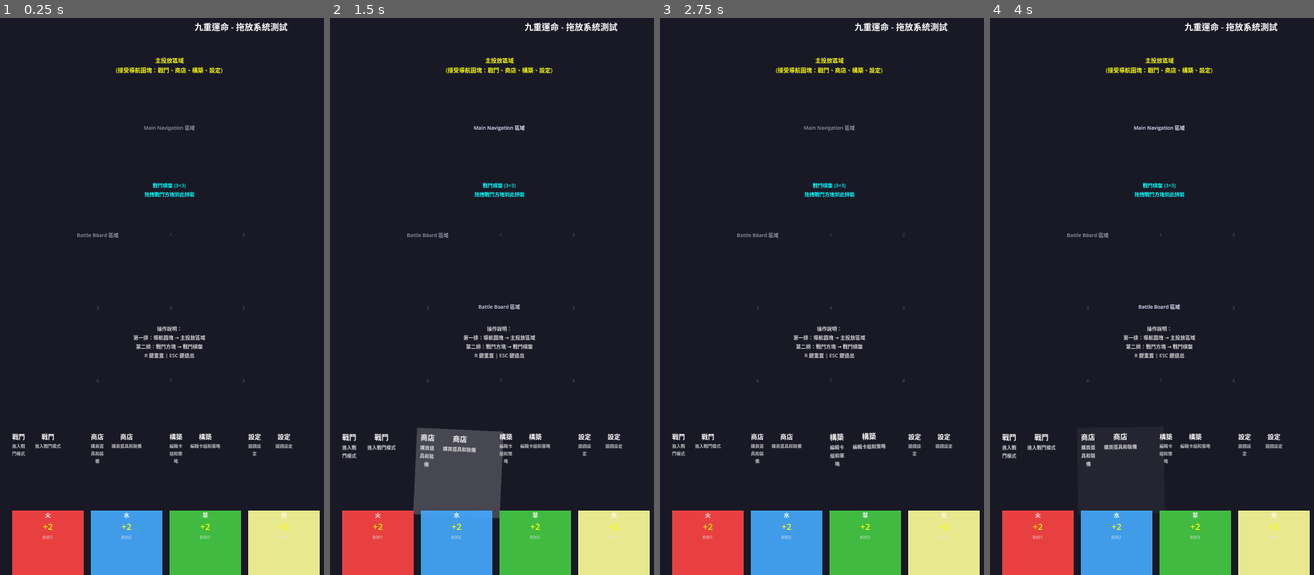
Above: before the commit, frames 1-4 (left to right).
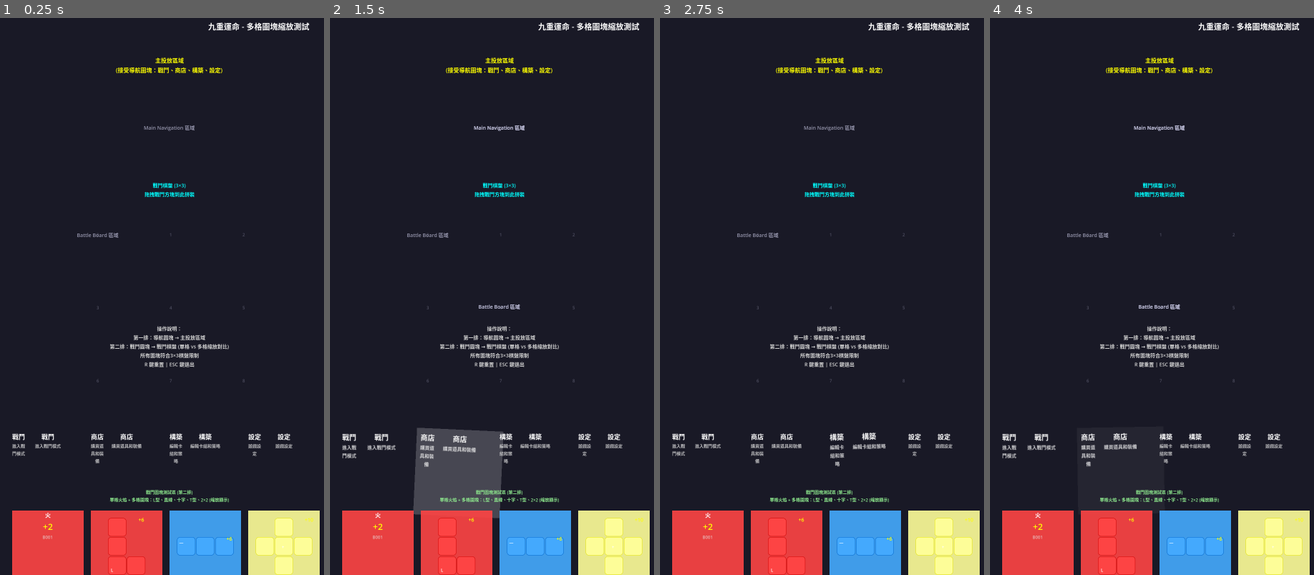
Above: after the commit, the same moments.

Repository: Chenredfish/Ninefold_Fate
Game: Godot game, scene res://test_scenes/DragDropTestScene.tscn
The game is run twice, just before and just after one commit, with the same random seed, the same clock (stepped at 60 frames per second) and the same inputs. This scene is started directly instead of the project's main scene.
Inputs (mouse positions are in pixels of both pictures, inside the frame that each line leads up to):
- Up to frame 1 (0.25 s): no input
- Up to frame 2 (1.5 s): tap Enter (ui_accept) at 0.5 s; drag from (378, 469) to (537, 162) at 0.52 s; drag from (456, 469) to (479, 402) at 1.27 s
- Up to frame 3 (2.75 s): move the mouse to (864, 469) at 2.02 s; tap R at 2.1 s; click (864, 469) at 2.17 s
- Up to frame 4 (4 s): drag from (1038, 469) to (1045, 201) at 2.77 s; drag from (1116, 469) to (1177, 290) at 3.52 s

The runs differ from the first frame. In frame 1, 6.4% of the frame differs, in the area x 28-97%, y 0-100%; in frame 2, 6.4%; in frame 3, 6.4%; in frame 4, 6.4%.

Commit message:
新增特殊凸塊的處理

Diff:
--- a/scripts/ui/BattleBoard.gd
+++ b/scripts/ui/BattleBoard.gd
@@ -140,57 +140,75 @@
 	if not super.can_accept_tile(tile):
 		return false
 
-	# 檢查是否有可用位置
+	# 獲取圖塊的形狀數據
+	var shape_pattern = tile.tile_data.get("shape_pattern", [[1]])
+
+	# 檢查是否可以在當前鼠標位置放置多格圖塊
 	var drop_pos = find_drop_position_from_mouse()
-	return drop_pos != Vector2i(-1, -1) and not placed_tiles.has(drop_pos)
-
-# 重寫高亮方法，為戰鬥棋盤提供特殊的格子高亮
+	return can_place_multi_tile_at(drop_pos, shape_pattern)
+
+# 重寫高亮方法，為戰鬥棋盤提供特殊的格子高亮（支援多格圖塊）
 func set_highlight_valid(enabled: bool):
 	if enabled:
-		# 高亮將要放置的特定格子
 		var hover_pos = find_drop_position_from_mouse()
-		highlight_target_cell(hover_pos, true)
-		current_hover_cell = hover_pos
+		var shape_pattern = get_current_drag_shape_pattern()
+		highlight_multi_tile_cells(hover_pos, shape_pattern, true)
 	else:
 		clear_cell_highlight()
 
-# 設置無效投放高亮
+# 設置無效投放高亮（支援多格圖塊）
 func set_highlight_invalid(enabled: bool):
 	if enabled:
 		var hover_pos = find_drop_position_from_mouse()
-		highlight_target_cell(hover_pos, false)
-		current_hover_cell = hover_pos
+		var shape_pattern = get_current_drag_shape_pattern()
+		highlight_multi_tile_cells(hover_pos, shape_pattern, false)
 	else:
 		clear_cell_highlight()
 
-# 高亮特定格子
-func highlight_target_cell(cell_pos: Vector2i, is_valid: bool):
-	if cell_pos == Vector2i(-1, -1):
+# 獲取當前拖拽圖塊的形狀模式
+func get_current_drag_shape_pattern() -> Array:
+	if DragDropManager.current_dragging_tile and DragDropManager.current_dragging_tile.tile_data:
+		return DragDropManager.current_dragging_tile.tile_data.get("shape_pattern", [[1]])
+	return [[1]]
+
+# 高亮多格圖塊將要佔用的所有格子
+func highlight_multi_tile_cells(base_pos: Vector2i, shape_pattern: Array, is_valid: bool):
+	clear_cell_highlight()  # 先清除之前的高亮
+
+	if base_pos == Vector2i(-1, -1):
 		return
 
-	var cell_index = cell_pos.y * board_size + cell_pos.x
-	if cell_index >= 0 and cell_index < grid_cells.size():
-		var cell = grid_cells[cell_index]
-
-		# 設置高亮樣式
-		var style_box = StyleBoxFlat.new()
-		if is_valid and not placed_tiles.has(cell_pos):
-			style_box.bg_color = Color(0.2, 0.8, 0.2, 0.6)  # 綠色高亮
-			style_box.border_color = Color(0.0, 1.0, 0.0, 1.0)
-		else:
-			style_box.bg_color = Color(0.8, 0.2, 0.2, 0.6)  # 紅色高亮
-			style_box.border_color = Color(1.0, 0.0, 0.0, 1.0)
-
-		style_box.corner_radius_top_left = 10
-		style_box.corner_radius_top_right = 10
-		style_box.corner_radius_bottom_left = 10
-		style_box.corner_radius_bottom_right = 10
-		style_box.border_width_left = 3
-		style_box.border_width_right = 3
-		style_box.border_width_top = 3
-		style_box.border_width_bottom = 3
-
-		cell.add_theme_stylebox_override("panel", style_box)
+	var positions = get_multi_tile_positions(base_pos, shape_pattern)
+	var can_place = can_place_multi_tile_at(base_pos, shape_pattern)
+
+	# 高亮所有相關格子
+	for pos in positions:
+		var cell_index = pos.y * board_size + pos.x
+		if cell_index >= 0 and cell_index < grid_cells.size():
+			var cell = grid_cells[cell_index]
+
+			# 設置高亮樣式
+			var style_box = StyleBoxFlat.new()
+			if is_valid and can_place and not placed_tiles.has(pos):
+				style_box.bg_color = Color(0.2, 0.8, 0.2, 0.6)  # 綠色高亮
+				style_box.border_color = Color(0.0, 1.0, 0.0, 1.0)
+			else:
+				style_box.bg_color = Color(0.8, 0.2, 0.2, 0.6)  # 紅色高亮
+				style_box.border_color = Color(1.0, 0.0, 0.0, 1.0)
+
+			style_box.corner_radius_top_left = 8
+			style_box.corner_radius_top_right = 8
+			style_box.corner_radius_bottom_left = 8
+			style_box.corner_radius_bottom_right = 8
+			style_box.border_width_left = 3
+			style_box.border_width_right = 3
+			style_box.border_width_top = 3
+			style_box.border_width_bottom = 3
+
+			cell.add_theme_stylebox_override("panel", style_box)
+
+	# 記錄高亮的位置
+	current_hover_cell = base_pos
 
 # 清除格子高亮
 func clear_cell_highlight():
@@ -208,39 +226,103 @@
 
 		current_hover_cell = Vector2i(-1, -1)
 
+# === 多格圖塊支援 ===
+
+# 檢查多格圖塊是否可以在指定位置放置
+func can_place_multi_tile_at(base_pos: Vector2i, shape_pattern: Array) -> bool:
+	if base_pos == Vector2i(-1, -1) or shape_pattern.is_empty():
+		return false
+
+	# 檢查形狀模式中的每個格子
+	for row in range(shape_pattern.size()):
+		var row_data = shape_pattern[row]
+		for col in range(row_data.size()):
+			if row_data[col] == 1:  # 有效格子
+				var target_pos = Vector2i(base_pos.x + col, base_pos.y + row)
+
+				# 檢查是否超出棋盤邊界
+				if target_pos.x < 0 or target_pos.x >= board_size or target_pos.y < 0 or target_pos.y >= board_size:
+					return false
+
+				# 檢查位置是否已被佔用
+				if placed_tiles.has(target_pos):
+					return false
+
+	return true
+
+# 獲取多格圖塊將要佔用的所有位置
+func get_multi_tile_positions(base_pos: Vector2i, shape_pattern: Array) -> Array:
+	var positions = []
+
+	if base_pos == Vector2i(-1, -1) or shape_pattern.is_empty():
+		return positions
+
+	for row in range(shape_pattern.size()):
+		var row_data = shape_pattern[row]
+		for col in range(row_data.size()):
+			if row_data[col] == 1:  # 有效格子
+				var target_pos = Vector2i(base_pos.x + col, base_pos.y + row)
+				positions.append(target_pos)
+
+	return positions
+
 # 重寫投放處理方法
 func handle_tile_drop(tile_data: Dictionary):
 	# 根據拖拽位置找到對應的格子
 	var drop_position = find_drop_position_from_mouse()
-
-	if drop_position != Vector2i(-1, -1) and not placed_tiles.has(drop_position):
-		place_tile_at_position(tile_data, drop_position)
+	var shape_pattern = tile_data.get("shape_pattern", [[1]])
+
+	if can_place_multi_tile_at(drop_position, shape_pattern):
+		place_multi_tile_at_position(tile_data, drop_position, shape_pattern)
 		update_board_visual()
 		check_board_completion()
 
 		# 投放成功後記錄到 drop_history
-		drop_history.append({"tile_data": tile_data.duplicate(), "pos": drop_position})
+		drop_history.append({
+			"tile_data": tile_data.duplicate(),
+			"pos": drop_position,
+			"shape_pattern": shape_pattern
+		})
 
 		# 投放成功後自動移除 BattleTile 實例（如果有）
 		if tile_data.has("__tile_instance") and is_instance_valid(tile_data["__tile_instance"]):
 			tile_data["__tile_instance"].queue_free()
-# 撤銷最後一次投放
+
+# 在指定位置放置多格圖塊
+func place_multi_tile_at_position(tile_data: Dictionary, base_pos: Vector2i, shape_pattern: Array):
+	var positions = get_multi_tile_positions(base_pos, shape_pattern)
+
+	# 將圖塊數據放置到所有相關位置
+	for pos in positions:
+		placed_tiles[pos] = tile_data.duplicate()
+
+		# 更新視覺效果
+		var cell_index = pos.y * board_size + pos.x
+		if cell_index >= 0 and cell_index < grid_cells.size():
+			var cell = grid_cells[cell_index]
+			update_cell_visual(cell, tile_data)
+
+	print("[BattleBoard] 多格圖塊已放置：", tile_data.get("name", {}).get("zh", "未知"), " 佔用位置：", positions)
+# 撤銷最後一次投放（支援多格圖塊）
 func undo_last_tile_drop():
 	if drop_history.size() == 0:
 		print("[BattleBoard] 無投放紀錄可撤銷")
 		return
 
 	var last = drop_history.pop_back()
-	var pos = last["pos"]
+	var base_pos = last["pos"]
 	var tile_data = last["tile_data"]
-
-	# 從棋盤移除
-	if placed_tiles.has(pos):
-		placed_tiles.erase(pos)
-		var cell_index = pos.y * board_size + pos.x
-		if cell_index < grid_cells.size():
-			var cell = grid_cells[cell_index]
-			reset_cell_visual(cell, cell_index)
+	var shape_pattern = last.get("shape_pattern", [[1]])
+
+	# 獲取所有佔用的位置並移除
+	var positions = get_multi_tile_positions(base_pos, shape_pattern)
+	for pos in positions:
+		if placed_tiles.has(pos):
+			placed_tiles.erase(pos)
+			var cell_index = pos.y * board_size + pos.x
+			if cell_index < grid_cells.size():
+				var cell = grid_cells[cell_index]
+				reset_cell_visual(cell, cell_index)
 
 	# 重新生成 BattleTile 並放回原位
 	if tile_data.has("block_id"):
@@ -249,9 +331,11 @@
 		# 放回棋盤下方（或自訂位置）
 		new_tile.position = global_position + Vector2(0, board_size * cell_size.y + 40)
 		get_tree().current_scene.add_child(new_tile)
+
+	print("[BattleBoard] 已撤銷多格圖塊：", tile_data.get("name", {}).get("zh", "未知"))
 		# 可根據需求調整 new_tile 的屬性
 
-	print("[BattleBoard] 撤銷投放，方塊已復原：", tile_data.get("block_id", "?"), " at ", pos)
+	print("[BattleBoard] 撤銷投放，方塊已復原：", tile_data.get("block_id", "?"), " at ", tile_data.get("pos", "?"))
 
 		# 投放成功後自動移除 BattleTile 實例（如果有）
 	if tile_data.has("__tile_instance") and is_instance_valid(tile_data["__tile_instance"]):
--- a/scripts/ui/tiles/BattleTile.gd
+++ b/scripts/ui/tiles/BattleTile.gd
@@ -162,6 +162,14 @@
 
 # 創建戰鬥方塊的內容佈局
 func create_battle_content():
+	# 檢查是否是多格圖塊
+	if is_multi_grid_tile():
+		create_multi_grid_content()
+	else:
+		create_single_grid_content()
+
+# 創建單格圖塊內容
+func create_single_grid_content():
 	# 創建垂直容器
 	var vbox = VBoxContainer.new()
 	vbox.name = "ContentContainer"
@@ -195,7 +203,7 @@
 
 	vbox.add_child(bonus_label)
 
-	# 方塊ID標籤
+	# 方塊ID標籤（調試用）
 	var id_label = Label.new()
 	id_label.text = block_id
 	id_label.horizontal_alignment = HORIZONTAL_ALIGNMENT_CENTER
@@ -207,6 +215,138 @@
 	id_label.add_theme_color_override("font_color", Color(0.9, 0.9, 0.9, 0.7))
 
 	vbox.add_child(id_label)
+
+# 創建多格圖塊內容（縮放顯示）
+func create_multi_grid_content():
+	# 計算縮放參數
+	var scale_info = calculate_multi_grid_scale()
+
+	# 創建縮放後的多格圖塊容器
+	var grid_container = Control.new()
+	grid_container.name = "MultiGridContainer"
+	grid_container.size = Vector2(scale_info.display_width, scale_info.display_height)
+	grid_container.position = Vector2(
+		(size.x - scale_info.display_width) / 2,
+		(size.y - scale_info.display_height) / 2
+	)
+	grid_container.mouse_filter = Control.MOUSE_FILTER_IGNORE
+	add_child(grid_container)
+
+	# 渲染各個格子
+	for row in range(shape_pattern.size()):
+		var row_data = shape_pattern[row]
+		for col in range(row_data.size()):
+			if row_data[col] == 1:  # 有效格子
+				create_grid_cell(grid_container, row, col, scale_info)
+
+	# 添加形狀標識
+	create_shape_indicator(grid_container, scale_info)
+
+	# 添加加成值標籤
+	create_bonus_overlay(grid_container, scale_info)
+
+# 計算多格圖塊縮放參數
+func calculate_multi_grid_scale() -> Dictionary:
+	# 計算實際佔用的格子數量
+	var max_width = 0
+	var max_height = shape_pattern.size()
+
+	for row_data in shape_pattern:
+		max_width = max(max_width, row_data.size())
+
+	# 標準格子大小 (棋盤中每格66.67px)
+	var standard_cell_size = 66.67
+	var actual_width = max_width * standard_cell_size
+	var actual_height = max_height * standard_cell_size
+
+	# 可視區域 (容器的80%)
+	var display_area = 160.0  # 200 * 0.8
+
+	# 計算縮放係數
+	var scale_factor = min(display_area / actual_width, display_area / actual_height)
+
+	# 縮放後的顯示尺寸
+	var display_width = actual_width * scale_factor
+	var display_height = actual_height * scale_factor
+	var cell_size = standard_cell_size * scale_factor
+
+	return {
+		"scale_factor": scale_factor,
+		"display_width": display_width,
+		"display_height": display_height,
+		"cell_size": cell_size,
+		"max_width": max_width,
+		"max_height": max_height
+	}
+
+# 創建單個格子
+func create_grid_cell(parent: Control, row: int, col: int, scale_info: Dictionary):
+	var cell = ColorRect.new()
+	cell.size = Vector2(scale_info.cell_size - 2, scale_info.cell_size - 2)  # 2px間距
+	cell.position = Vector2(col * scale_info.cell_size + 1, row * scale_info.cell_size + 1)
+	cell.color = get_element_color()
+	cell.mouse_filter = Control.MOUSE_FILTER_IGNORE
+
+	# 添加圓角效果
+	var style_box = StyleBoxFlat.new()
+	style_box.bg_color = get_element_color()
+	style_box.corner_radius_top_left = min(15 * scale_info.scale_factor, 8)
+	style_box.corner_radius_top_right = min(15 * scale_info.scale_factor, 8)
+	style_box.corner_radius_bottom_left = min(15 * scale_info.scale_factor, 8)
+	style_box.corner_radius_bottom_right = min(15 * scale_info.scale_factor, 8)
+	style_box.border_width_left = max(1, 2 * scale_info.scale_factor)
+	style_box.border_width_right = max(1, 2 * scale_info.scale_factor)
+	style_box.border_width_top = max(1, 2 * scale_info.scale_factor)
+	style_box.border_width_bottom = max(1, 2 * scale_info.scale_factor)
+	style_box.border_color = get_element_border_color()
+
+	# 創建有樣式的面板而不是ColorRect
+	var cell_panel = Panel.new()
+	cell_panel.size = Vector2(scale_info.cell_size - 2, scale_info.cell_size - 2)
+	cell_panel.position = Vector2(col * scale_info.cell_size + 1, row * scale_info.cell_size + 1)
+	cell_panel.add_theme_stylebox_override("panel", style_box)
+	cell_panel.mouse_filter = Control.MOUSE_FILTER_IGNORE
+
+	parent.add_child(cell_panel)
+
+# 創建形狀標識
+func create_shape_indicator(parent: Control, scale_info: Dictionary):
+	var indicator = Label.new()
+	var indicator_text = get_shape_indicator_text()
+	if indicator_text.is_empty():
+		return
+
+	indicator.text = indicator_text
+	indicator.horizontal_alignment = HORIZONTAL_ALIGNMENT_CENTER
+	indicator.vertical_alignment = VERTICAL_ALIGNMENT_CENTER
+	indicator.mouse_filter = Control.MOUSE_FILTER_IGNORE
+
+	# 計算位置（根據形狀類型）
+	var indicator_pos = get_shape_indicator_position(scale_info)
+	indicator.position = indicator_pos
+	indicator.size = Vector2(20 * scale_info.scale_factor, 20 * scale_info.scale_factor)
+
+	# 樣式設置
+	indicator.add_theme_font_size_override("font_size", max(12, 16 * scale_info.scale_factor))
+	indicator.add_theme_color_override("font_color", Color.WHITE)
+
+	parent.add_child(indicator)
+
+# 創建加成值覆蓋標籤
+func create_bonus_overlay(parent: Control, scale_info: Dictionary):
+	bonus_label = Label.new()
+	bonus_label.text = "+" + str(bonus_value)
+	bonus_label.horizontal_alignment = HORIZONTAL_ALIGNMENT_CENTER
+	bonus_label.vertical_alignment = VERTICAL_ALIGNMENT_CENTER
+	bonus_label.position = Vector2(scale_info.display_width - 30 * scale_info.scale_factor, -5)
+	bonus_label.size = Vector2(30 * scale_info.scale_factor, 20 * scale_info.scale_factor)
+	bonus_label.mouse_filter = Control.MOUSE_FILTER_IGNORE
+
+	# 樣式設置
+	bonus_label.add_theme_font_size_override("font_size", max(14, 18 * scale_info.scale_factor))
+	bonus_label.add_theme_color_override("font_color", Color.YELLOW)
+
+	parent.add_child(bonus_label)
 
 # === 屬性相關方法 ===
 
@@ -281,6 +421,65 @@
 		_:
 			return 1.0  # 無克制關係
 
+# === 多格圖塊輔助方法 ===
+
+# 檢查是否是多格圖塊
+func is_multi_grid_tile() -> bool:
+	if shape_pattern.is_empty():
+		return false
+
+	# 單格圖塊：[[1]]
+	if shape_pattern.size() == 1 and shape_pattern[0].size() == 1:
+		return false
+
+	# 計算有效格子數量
+	var valid_cells = 0
+	for row in shape_pattern:
+		for cell in row:
+			if cell == 1:
+				valid_cells += 1
+
+	return valid_cells > 1
+
+# 獲取形狀指示器文字
+func get_shape_indicator_text() -> String:
+	match shape:
+		"L_shape":
+			return "L"
+		"T_shape":
+			return "T"
+		"cross":
+			return "+"
+		"line_3", "line_2":
+			# 判斷方向
+			if shape_pattern.size() == 1:
+				return "—"  # 水平線
+			else:
+				return "|"  # 垂直線
+		"square":
+			return "■"
+		_:
+			return ""
+
+# 獲取形狀指示器位置
+func get_shape_indicator_position(scale_info: Dictionary) -> Vector2:
+	match shape:
+		"L_shape":
+			# 左下角
+			return Vector2(5, scale_info.display_height - 25)
+		"T_shape":
+			# 底部中央
+			return Vector2(scale_info.display_width / 2 - 10, scale_info.display_height - 25)
+		"cross":
+			# 中央
+			return Vector2(scale_info.display_width / 2 - 10, scale_info.display_height / 2 - 10)
+		"square":
+			# 右上角
+			return Vector2(scale_info.display_width - 25, 5)
+		_:
+			# 默認左上角
+			return Vector2(5, 5)
+
 # === 擴展性工廠方法 ===
 
 # 根據 ID 創建戰鬥方塊（主要方法）
--- a/test_scenes/DragDropTest.gd
+++ b/test_scenes/DragDropTest.gd
@@ -133,35 +133,156 @@
 
 	print("--- 創建戰鬥方塊 ---")
 
-	# 使用統一工廠方法創建戰鬥方塊
-	var elements = ["fire", "water", "grass", "light", "dark"]
-	var positions = [
-		Vector2(100, 1420),   # 火
-		Vector2(320, 1420),   # 水
-		Vector2(540, 1420),   # 草
-		Vector2(760, 1420),   # 光
-		Vector2(320, 1640)    # 暗
+	# 只創建一個單格戰鬥方塊作為對比
+	var fire_tile = BattleTile.create_from_element("fire")
+	fire_tile.size = Vector2(200, 200)
+	fire_tile.position = Vector2(100, 1420)  # 單格火焰方塊
+	add_child(fire_tile)
+	print("✅ 創建火焰屬性方塊：", fire_tile.tile_data.get("localized_name", "?"))
+
+	# === 創建多格圖塊測試 ===
+	create_multi_grid_test_tiles()
+
+	print("✅ 戰鬥方塊已創建")
+
+# 創建多格圖塊測試
+func create_multi_grid_test_tiles():
+	print("--- 創建多格圖塊測試 ---")
+
+	# 臨時添加多格圖塊到資源管理器
+	add_test_multi_grid_blocks()
+
+	# 創建多格圖塊測試 (移動到第二排)
+	var multi_block_configs = [
+		{"id": "B101", "position": Vector2(320, 1420), "label": "L型火焰"},
+		{"id": "B102", "position": Vector2(540, 1420), "label": "直線水流"},
+		{"id": "B201", "position": Vector2(760, 1420), "label": "十字聖光"},
+		{"id": "B103", "position": Vector2(100, 1640), "label": "T型草葉"},
+		{"id": "B104", "position": Vector2(320, 1640), "label": "2×2方塊"}
 	]
 
-	for i in range(elements.size()):
-		var element = elements[i]
-		var tile = BattleTile.create_from_element(element)
+	for config in multi_block_configs:
+		var tile = BattleTile.create_from_id(config.id)
 		tile.size = Vector2(200, 200)
-		tile.position = positions[i]
+		tile.position = config.position
 		add_child(tile)
-		print("✅ 創建", element, "屬性方塊：", tile.tile_data.get("localized_name", "?"))
-
-	print("✅ 戰鬥方塊已創建")
+		print("✅ 創建多格圖塊：", config.label, " ID:", config.id)
+
+# 臨時添加多格圖塊測試數據
+func add_test_multi_grid_blocks():
+	if not ResourceManager:
+		return
+
+	# L型火焰方塊
+	ResourceManager.block_database["B101"] = {
+		"id": "B101",
+		"name": {
+			"zh": "L型火焰",
+			"en": "L-Fire"
+		},
+		"element": "fire",
+		"shape": "L_shape",
+		"shape_pattern": [
+			[1, 0],
+			[1, 0],
+			[1, 1]
+		],
+		"rotation_allowed": true,
+		"flip_allowed": true,
+		"bonus_value": 6,
+		"rarity": "uncommon",
+		"icon_path": "res://art/blocks/B101_icon.png"
+	}
+
+	# 直線水流方塊 (修正為3格以符合3×3棋盤)
+	ResourceManager.block_database["B102"] = {
+		"id": "B102",
+		"name": {
+			"zh": "直線水流",
+			"en": "Line-Water"
+		},
+		"element": "water",
+		"shape": "line_3",
+		"shape_pattern": [[1, 1, 1]],
+		"rotation_allowed": true,
+		"flip_allowed": false,
+		"bonus_value": 6,
+		"rarity": "uncommon",
+		"icon_path": "res://art/blocks/B102_icon.png"
+	}
+
+	# 十字聖光方塊
+	ResourceManager.block_database["B201"] = {
+		"id": "B201",
+		"name": {
+			"zh": "十字聖光",
+			"en": "Cross-Light"
+		},
+		"element": "light",
+		"shape": "cross",
+		"shape_pattern": [
+			[0, 1, 0],
+			[1, 1, 1],
+			[0, 1, 0]
+		],
+		"rotation_allowed": false,
+		"flip_allowed": false,
+		"bonus_value": 10,
+		"rarity": "rare",
+		"icon_path": "res://art/blocks/B201_icon.png"
+	}
+
+	# T型草葉方塊
+	ResourceManager.block_database["B103"] = {
+		"id": "B103",
+		"name": {
+			"zh": "T型草葉",
+			"en": "T-Grass"
+		},
+		"element": "grass",
+		"shape": "T_shape",
+		"shape_pattern": [
+			[1, 1, 1],
+			[0, 1, 0]
+		],
+		"rotation_allowed": true,
+		"flip_allowed": false,
+		"bonus_value": 7,
+		"rarity": "uncommon",
+		"icon_path": "res://art/blocks/B103_icon.png"
+	}
+
+	# 2×2方形暗影方塊
+	ResourceManager.block_database["B104"] = {
+		"id": "B104",
+		"name": {
+			"zh": "方形暗影",
+			"en": "Square-Dark"
+		},
+		"element": "dark",
+		"shape": "square",
+		"shape_pattern": [
+			[1, 1],
+			[1, 1]
+		],
+		"rotation_allowed": false,
+		"flip_allowed": false,
+		"bonus_value": 8,
+		"rarity": "uncommon",
+		"icon_path": "res://art/blocks/B104_icon.png"
+	}
+
+	print("✅ 多格圖塊測試數據已添加 (符合3×3棋盤限制)")
 
 # 創建說明文字
 func create_instructions():
 	# 標題
 	var title = Label.new()
-	title.text = "九重運命 - 拖放系統測試"
+	title.text = "九重運命 - 多格圖塊縮放測試"
 	title.position = Vector2(540, 50)
-	title.size = Vector2(400, 60)
+	title.size = Vector2(500, 60)
 	title.horizontal_alignment = HORIZONTAL_ALIGNMENT_CENTER
-	title.add_theme_font_size_override("font_size", 24)
+	title.add_theme_font_size_override("font_size", 22)
 	title.add_theme_color_override("font_color", Color.WHITE)
 	add_child(title)
 
@@ -185,9 +306,19 @@
 	battle_board_label.add_theme_color_override("font_color", Color.CYAN)
 	add_child(battle_board_label)
 
+	# 多格圖塊說明標籤 (現在在第二排)
+	var multi_grid_label = Label.new()
+	multi_grid_label.text = "戰鬥圖塊測試區 (第二排)\n單格火焰 + 多格圖塊：L型、直線、十字、T型、2×2 (縮放顯示)"
+	multi_grid_label.position = Vector2(240, 1360)
+	multi_grid_label.size = Vector2(600, 50)
+	multi_grid_label.horizontal_alignment = HORIZONTAL_ALIGNMENT_CENTER
+	multi_grid_label.add_theme_font_size_override("font_size", 12)
+	multi_grid_label.add_theme_color_override("font_color", Color.LIGHT_GREEN)
+	add_child(multi_grid_label)
+
 	# 操作說明
 	var instructions = Label.new()
-	instructions.text = "操作說明：\n第一排：導航圖塊 → 主投放區域\n第二排：戰鬥方塊 → 戰鬥棋盤\nR 鍵重置 | ESC 鍵退出"
+	instructions.text = "操作說明：\n第一排：導航圖塊 → 主投放區域\n第二排：戰鬥圖塊 → 戰鬥棋盤 (單格 vs 多格縮放對比)\n所有圖塊符合3×3棋盤限制\nR 鍵重置 | ESC 鍵退出"
 	instructions.position = Vector2(340, 900)
 	instructions.size = Vector2(400, 120)
 	instructions.horizontal_alignment = HORIZONTAL_ALIGNMENT_CENTER
Not shown, changed: data/future_blocks_examples.md
Not shown, changed: docs/UI_Interface_Specification.md
